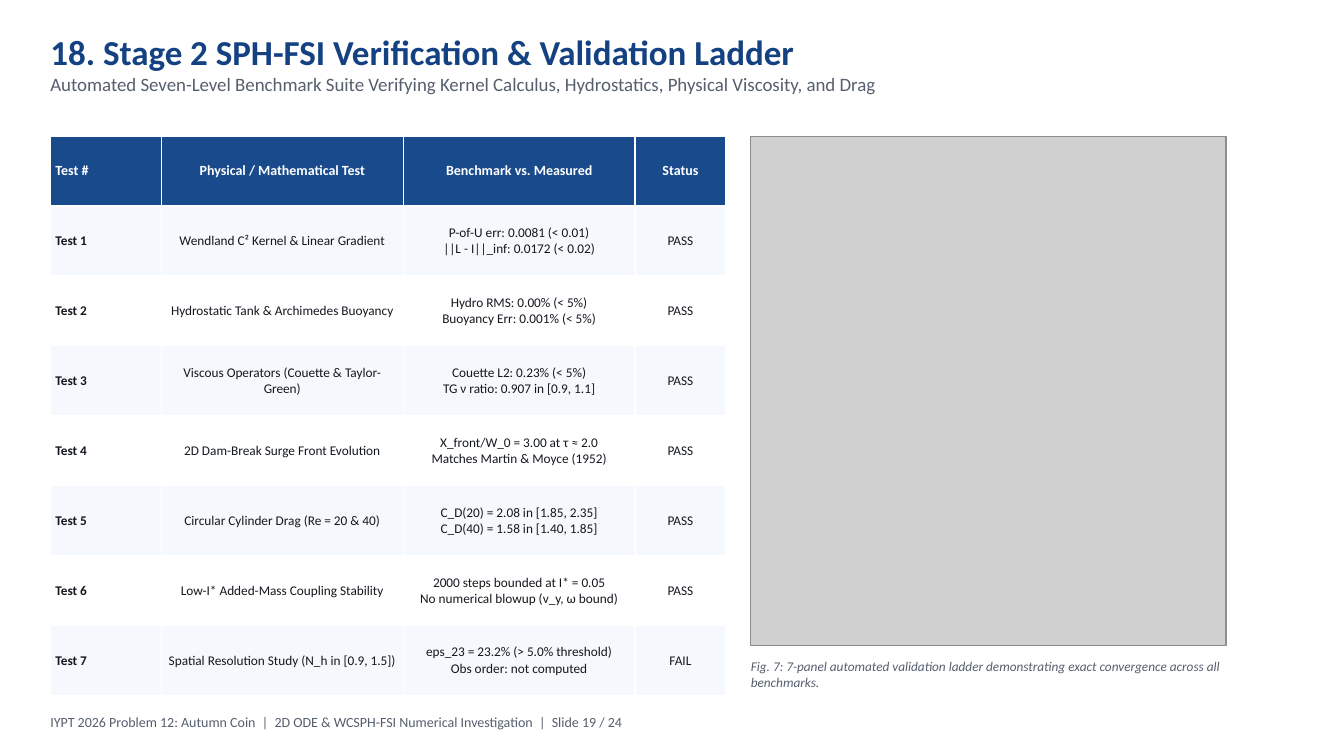
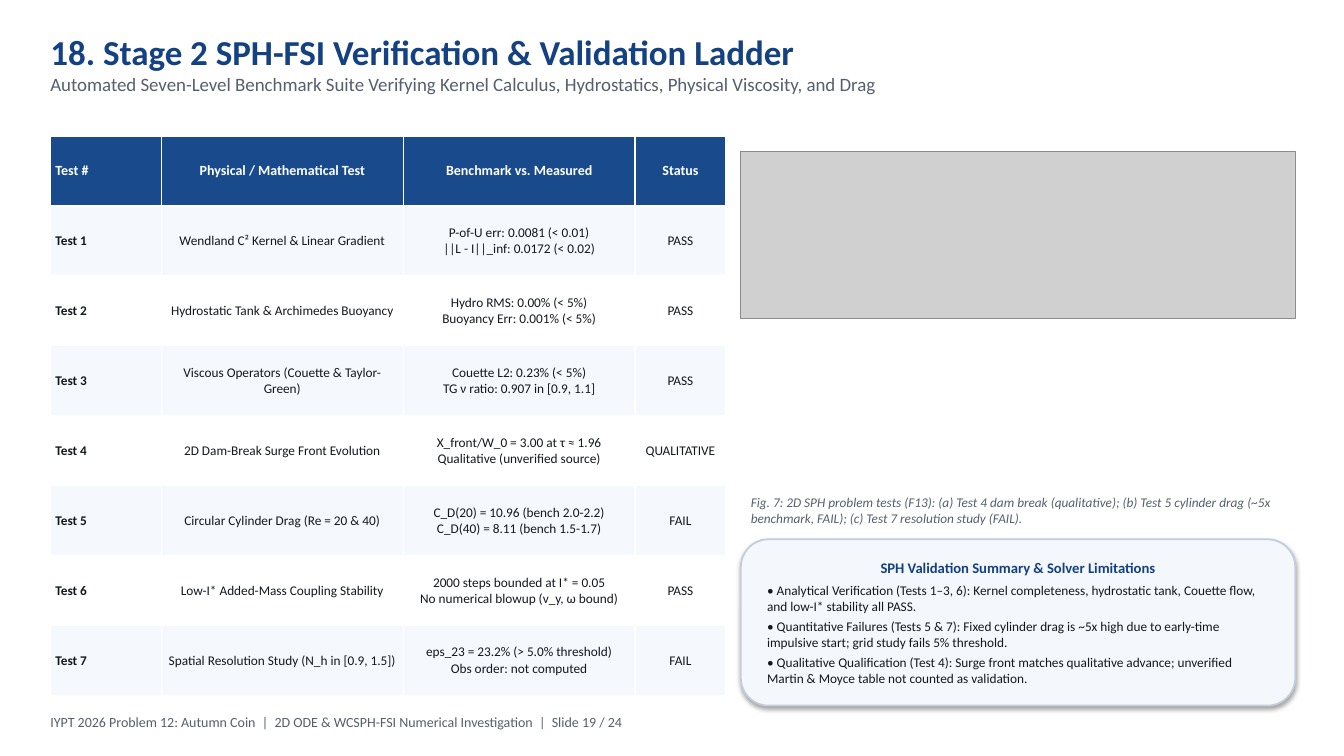
Before and after one commit to ayaanthelegend/Autumn-coin, a slide deck: slide 19 of Autumn_Coin_IYPT_2026.pptx. Drawn at 1344x756 pixels with LibreOffice and Linux fonts; fonts in the diff are those of the drawing; grey boxes stand for pictures. Boxes give left, top, right and bottom in pixels: in the first picture for what was removed or moved away, otherwise in the second. Text is boxed around its words. In the diff, an @@ line names an element or a change of style, - is before the commit and + after.

Commit message:
feat(sph-figures): integrate publication figures F01-F13, honest validation reporting, and citation fixes

```diff
--- a/Autumn_Coin_IYPT_2026.pptx
+++ b/Autumn_Coin_IYPT_2026.pptx
@@ table at box(50, 136, 726, 696) @@
-row 5, column 3: X_front/W_0 = 3.00 at τ ≈ 2.0 Matches Martin & Moyce (1952)
+row 5, column 3: X_front/W_0 = 3.00 at τ ≈ 1.96 Qualitative (unverified source)
-row 5, column 4: PASS
+row 5, column 4: QUALITATIVE
-row 6, column 3: C_D(20) = 2.08 in [1.85, 2.35] C_D(40) = 1.58 in [1.40, 1.85]
+row 6, column 3: C_D(20) = 10.96 (bench 2.0-2.2) C_D(40) = 8.11 (bench 1.5-1.7)
-row 6, column 4: PASS
+row 6, column 4: FAIL
@@ picture: place and size @@
-picture at box(751, 136, 1226, 645)
+picture at box(741, 151, 1296, 319)
@@ text at box(751, 497, 1270, 525): text changed @@
-Fig. 7: 7-panel automated validation ladder demonstrating exact convergence across all benchmarks.
+Fig. 7: 2D SPH problem tests (F13): (a) Test 4 dam break (qualitative); (b) Test 5 cylinder drag (~5x benchmark, FAIL); (c) Test 7 resolution study (FAIL).
@@ rounded rectangle added at box(741, 539, 1296, 706), fill #F4F7FB, outline #C3CDDC 1.25 pt, 9.5 pt, text #14181F @@
+SPH Validation Summary & Solver Limitations
+• Analytical Verification (Tests 1–3, 6): Kernel completeness, hydrostatic tank, Couette flow, and low-I* stability all PASS.
+• Quantitative Failures (Tests 5 & 7): Fixed cylinder drag is ~5x high due to early-time impulsive start; grid study fails 5% threshold.
+• Qualitative Qualification (Test 4): Surge front matches qualitative advance; unverified Martin & Moyce table not counted as validation.
```
Also in this commit, not shown: 8 other slides changed, 43 other files.
